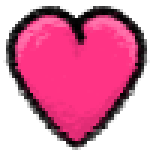
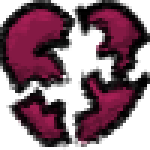
The second 150 x 150 image is a revision of the first. Changes to its layers:
added layer "Layer 3" above "Layer 4" over bbox(0, 0, 150, 150)
added layer "Layer 4" above "Layer 5" over bbox(72, 0, 150, 48)
added layer "Layer 5" above "Layer 1" over bbox(72, 81, 135, 144)
painted on "Layer 1" over bbox(6, 6, 150, 150)
removed layer "Heart outline" over bbox(3, 6, 87, 150)
hid "Heart Shading" over bbox(12, 12, 141, 144)
added layer "Layer 7" above "Layer 6" over bbox(6, 6, 141, 141)
added layer "Layer 6" above "Heart Color" over bbox(3, 6, 147, 147)
hid "Heart Color" over bbox(12, 6, 147, 147)
